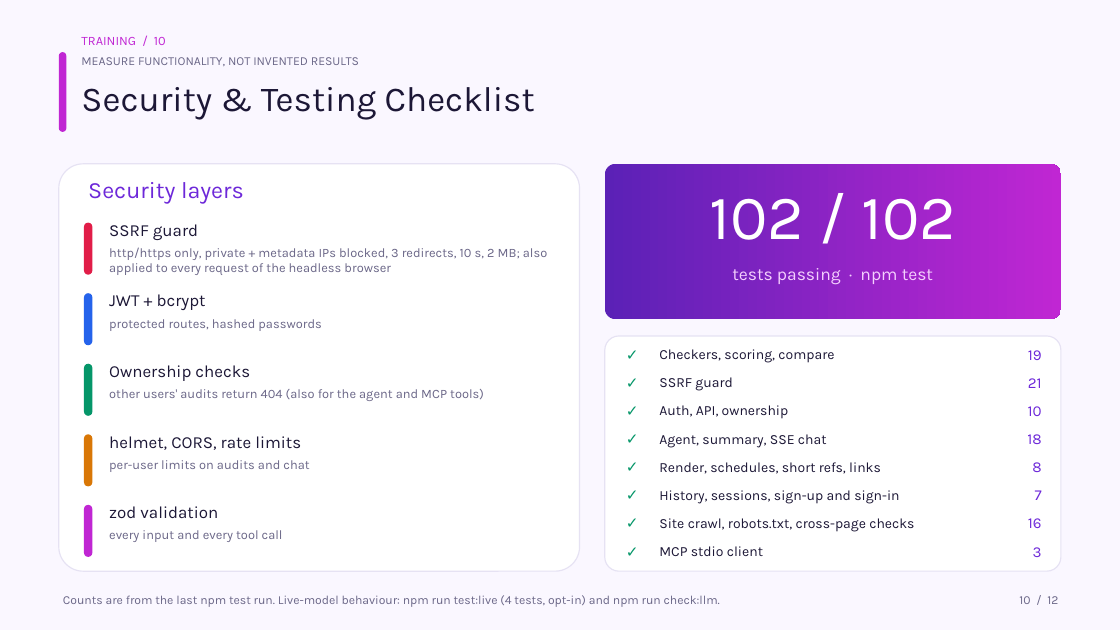
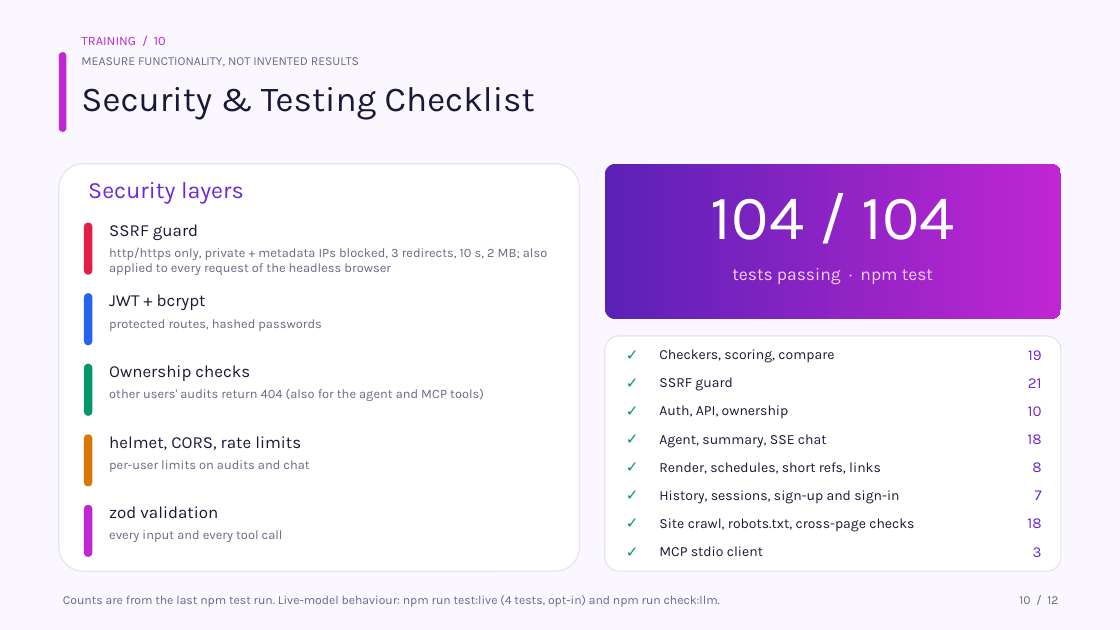
Before and after one commit to NiksheyYadav/AuditPilot, a slide deck: slide 10 of AuditPilot_IT2_Presentation.pptx. Drawn at 1120x630 pixels with LibreOffice and Linux fonts; fonts in the diff are those of the drawing. Boxes give left, top, right and bottom in pixels: in the first picture for what was removed or moved away, otherwise in the second. Text is boxed around its words. In the diff, an @@ line names an element or a change of style, - is before the commit and + after.

```diff
--- a/AuditPilot_IT2_Presentation.pptx
+++ b/AuditPilot_IT2_Presentation.pptx
@@ text at [711,198,954,240]: text changed @@
-102 / 102
+104 / 104
@@ text at [1027,518,1041,528]: text changed @@
-16
+18
```
Also in this commit, not shown: 2 other slides changed, 9 other files.
